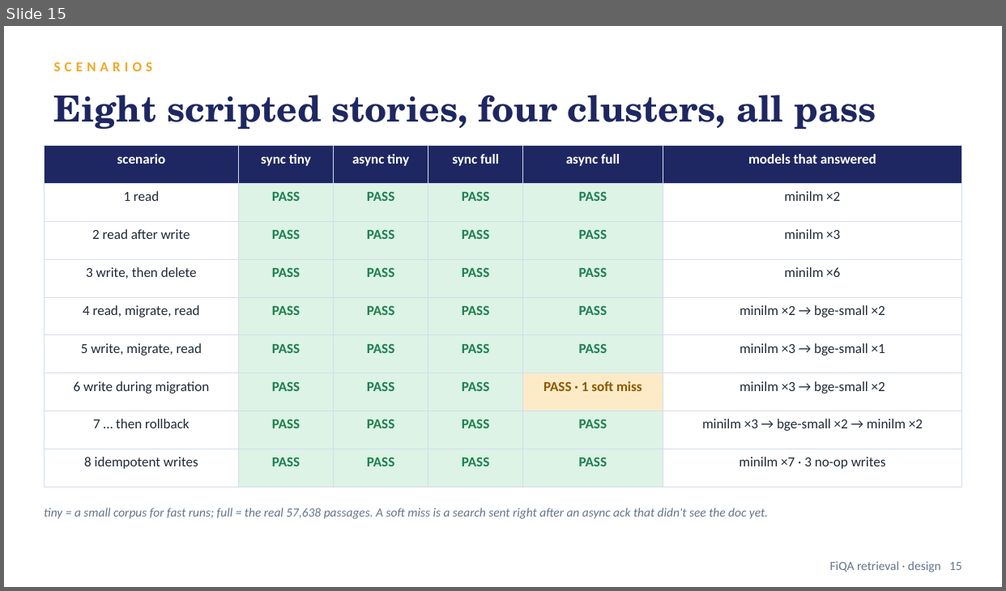
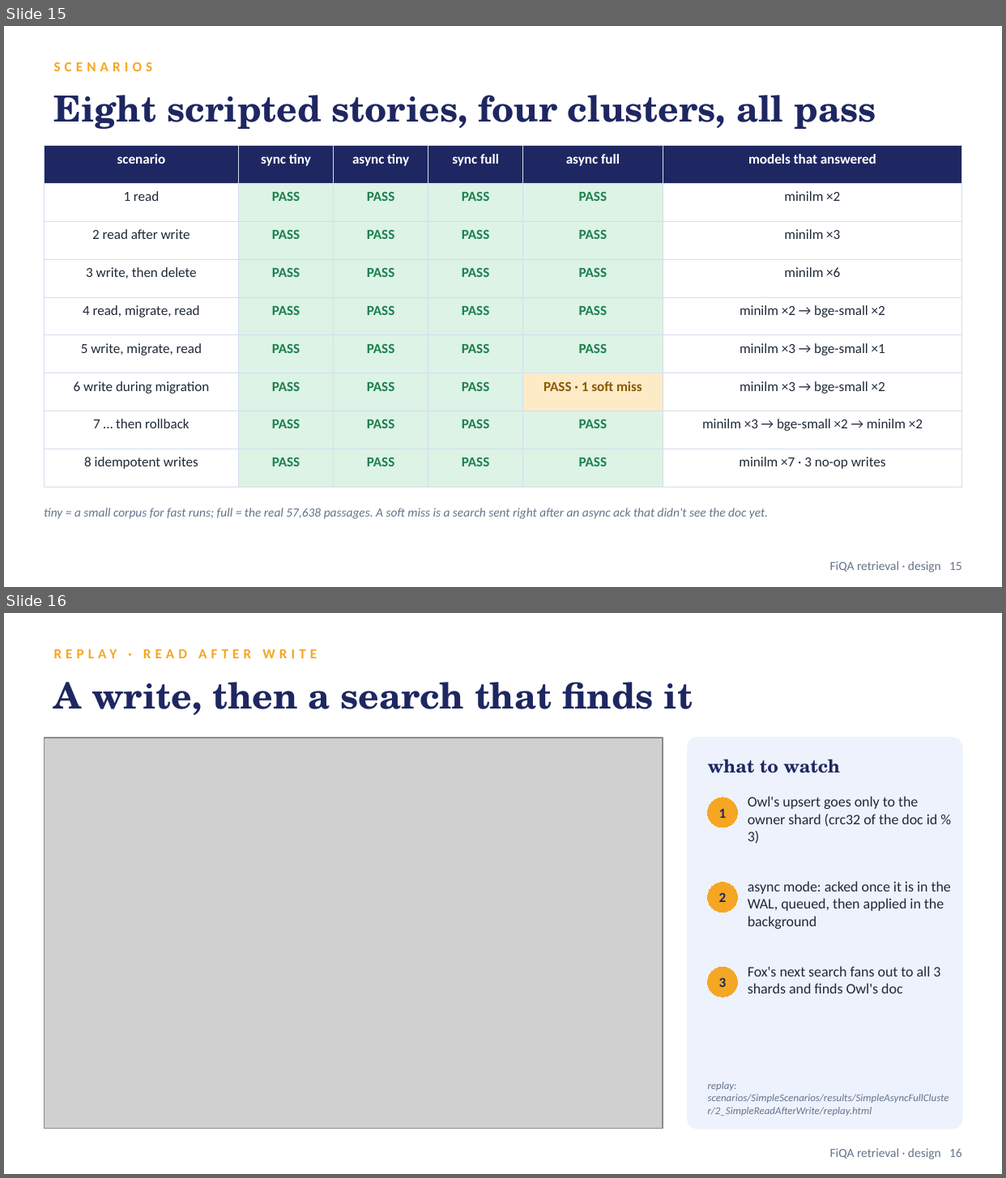
Before and after one commit to node31/fiqa-agentic-retrieval, a slide deck: docs/design/DESIGN.pptx. Shown one above the other, each under a label of ours: slide 15 before the commit, slides 15 and 16 after it. The pictures are 1006x591 and 1006x1178 pixels, drawn with LibreOffice and Linux fonts; fonts in the diff are those of the drawing; grey boxes stand for pictures. Boxes give left, top, right and bottom in pixels: in the first picture for what was removed or moved away, otherwise in the second. Text is boxed around its words. In the diff, an @@ line names an element or a change of style, - is before the commit and + after.

Commit message:
Add five replay GIFs to the design deck

```diff
--- a/docs/design/DESIGN.pptx
+++ b/docs/design/DESIGN.pptx
@@ slide 16 added at [4,613,1002,1174], background #FFFFFF @@
@@ text added at [54,638,952,668], 10 pt, text #F5A623, bold @@
+REPLAY · READ AFTER WRITE
@@ text added at [54,682,692,715], 26 pt, text #1E2761, bold @@
+A write, then a search that finds it
@@ picture added at [44,738,663,1129] @@
@@ rounded rectangle added at [688,738,962,1129], fill #EEF2FD, outline #EEF2FD 1 pt @@
@@ text added at [708,759,840,773], 13 pt, text #1E2761, bold @@
+what to watch
@@ ellipse added at [708,798,738,828], fill #F5A623, outline #F5A623 0.75 pt, 10 pt, text #1E2761, bold @@
+1
@@ text added at [748,796,937,844], 10.5 pt, text #1F2937 @@
+Owl's upsert goes only to the owner shard (crc32 of the doc id % 3)
@@ ellipse added at [708,883,738,913], fill #F5A623, outline #F5A623 0.75 pt, 10 pt, text #1E2761, bold @@
+2
@@ text added at [748,881,951,929], 10.5 pt, text #1F2937 @@
+async mode: acked once it is in the WAL, queued, then applied in the background
@@ ellipse added at [708,967,738,997], fill #F5A623, outline #F5A623 0.75 pt, 10 pt, text #1E2761, bold @@
+3
@@ text added at [748,966,940,994], 10.5 pt, text #1F2937 @@
+Fox's next search fans out to all 3 shards and finds Owl's doc
@@ text added at [708,1082,949,1116], 7.5 pt, text #64748B, italic @@
+replay: scenarios/SimpleScenarios/results/SimpleAsyncFullCluster/2_SimpleReadAfterWrite/replay.html
@@ text added at [830,1148,962,1160], 9 pt, text #64748B @@
+FiQA retrieval · design 16
```
Also in this commit, not shown: 2 slides changed, 4 other slides added.
